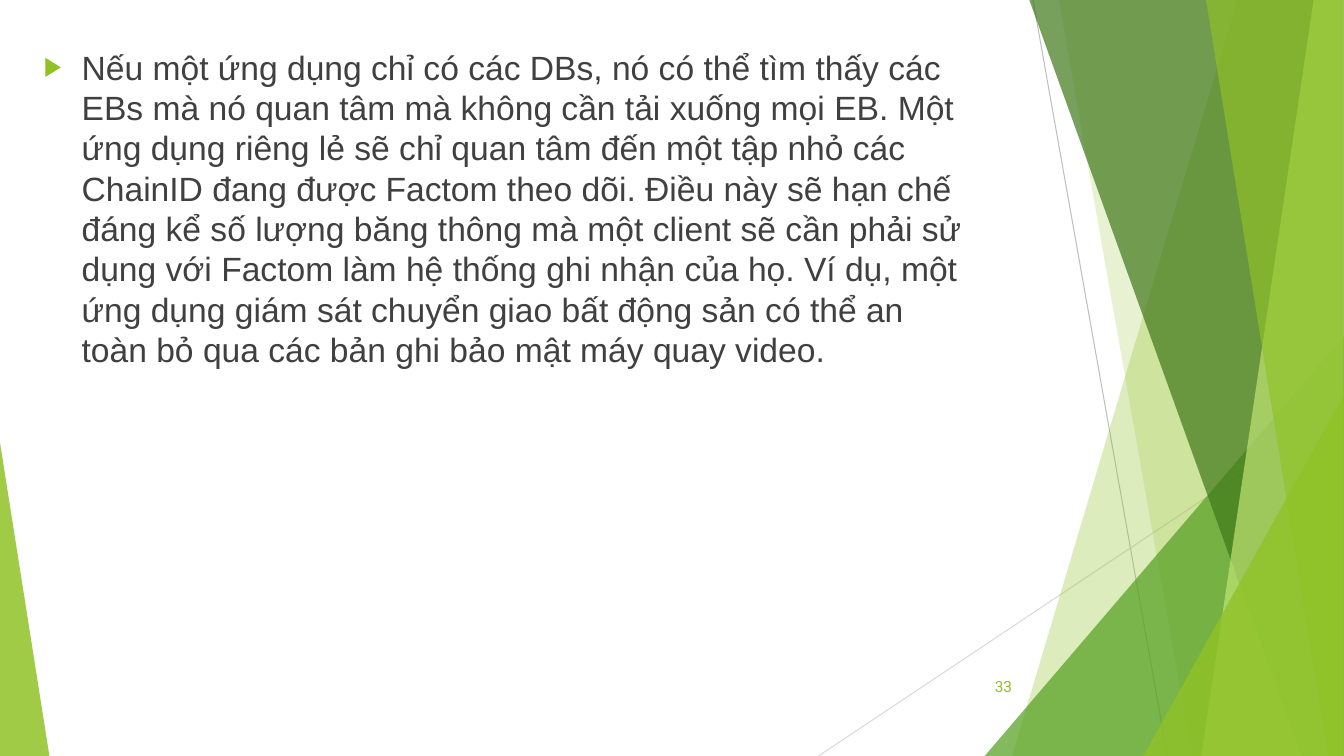
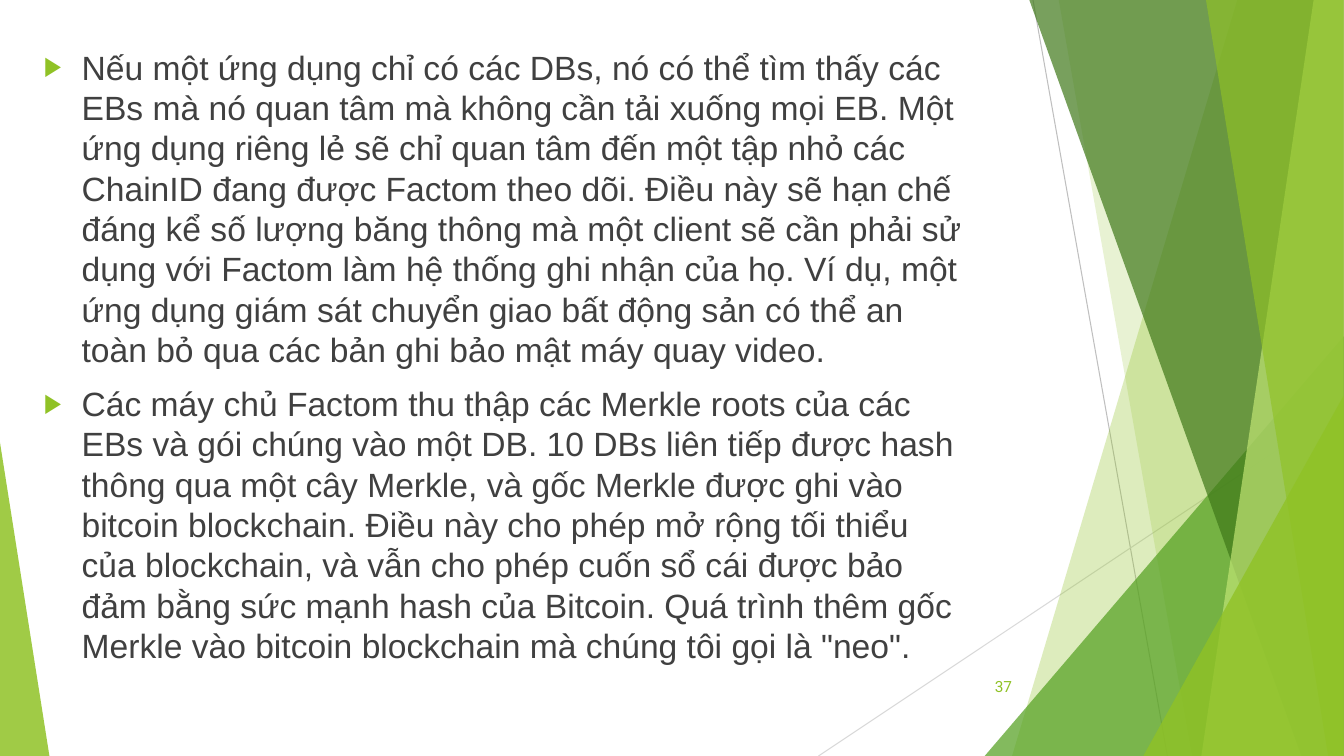
Before and after one commit to bku-blockchain/factom-research, a slide deck: slide 37 of docs/factom.pptx (slide 33 before the commit). Drawn at 1344x756 pixels with LibreOffice and Linux fonts; fonts in the diff are those of the drawing. Boxes give left, top, right and bottom in pixels: in the first picture for what was removed or moved away, otherwise in the second. Text is boxed around its words. In the diff, an @@ line names an element or a change of style, - is before the commit and + after.

```diff
--- a/docs/factom.pptx
+++ b/docs/factom.pptx
@@ text at (x1=82, y1=390, x2=954, y2=665): paragraph added @@
+▶ Các máy chủ Factom thu thập các Merkle roots của các EBs và gói chúng vào một DB. 10 DBs liên tiếp được hash thông qua một cây Merkle, và gốc Merkle được ghi vào bitcoin blockchain. Điều này cho phép mở rộng tối thiểu của blockchain, và vẫn cho phép cuốn sổ cái được bảo đảm bằng sức mạnh hash của Bitcoin. Quá trình thêm gốc Merkle vào bitcoin blockchain mà chúng tôi gọi là "neo".
@@ page number at (x1=995, y1=681, x2=1012, y2=692): text changed @@
-33
+37
```
Also in this commit, not shown: 1 other slide changed, 12 slides added, 6 other files.
